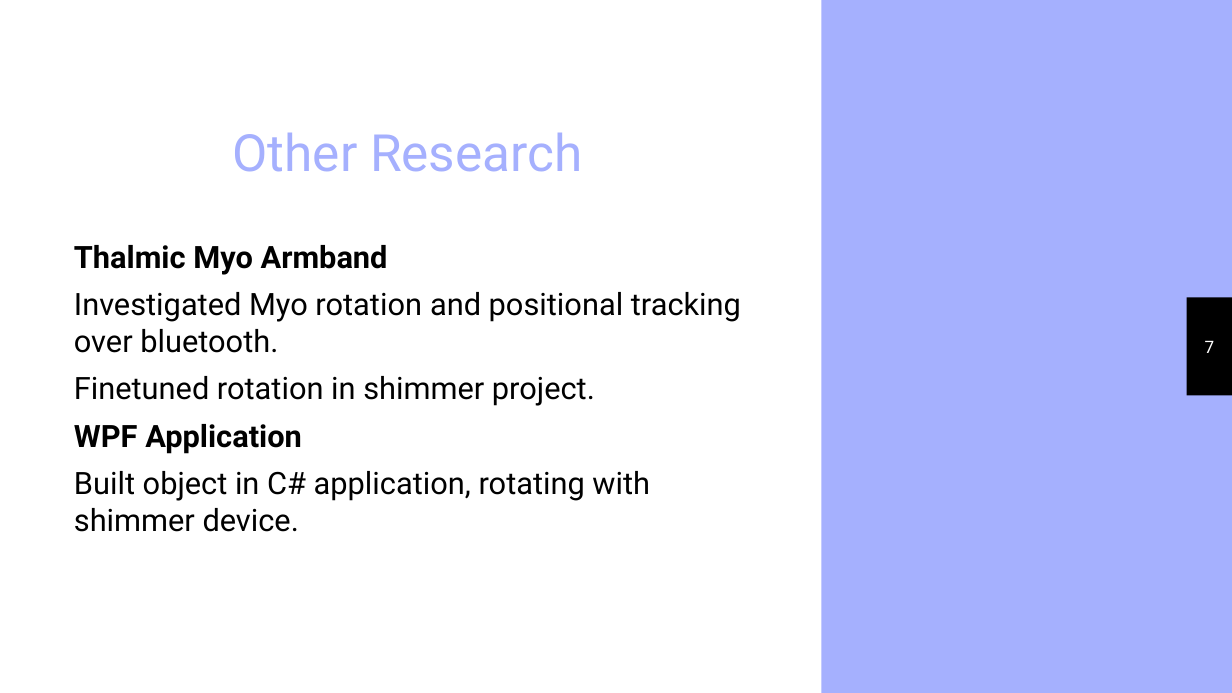
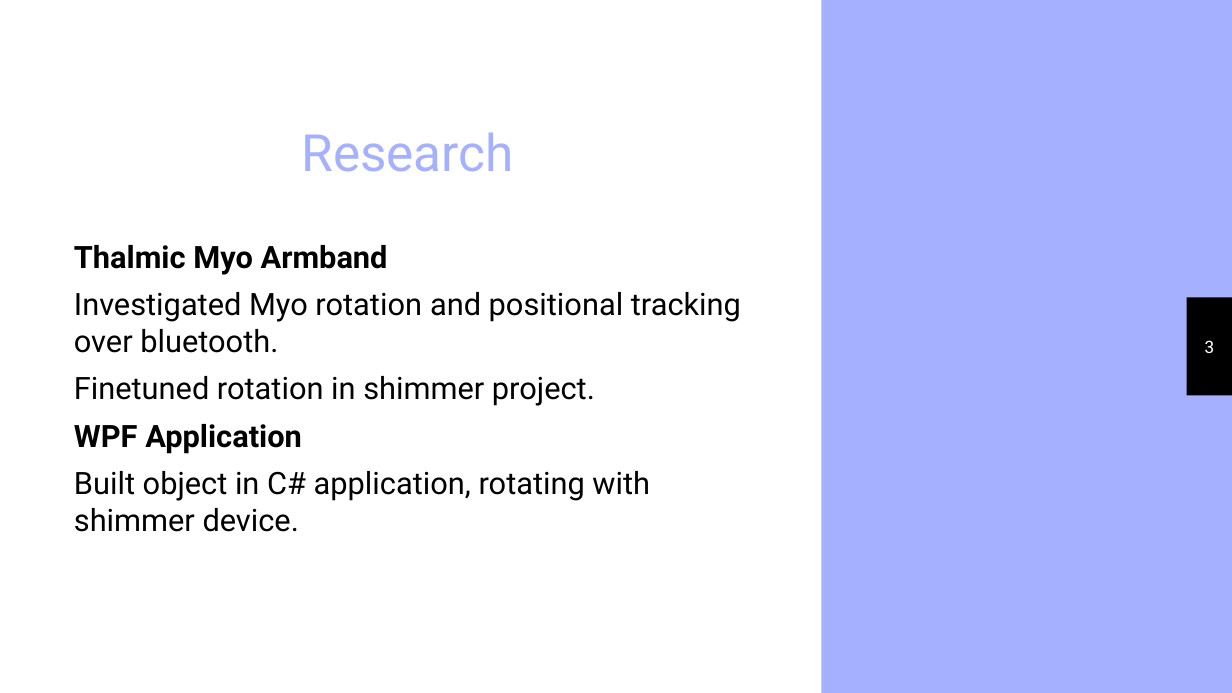
Before and after one commit to SerjiVutinss/Unity_IMU_ImpactAndRotation, a slide deck: slide 3 of SubmissionMaterials/Shimmer Research Presentation.pptx (slide 7 before the commit). Drawn at 1232x693 pixels with LibreOffice and Linux fonts; fonts in the diff are those of the drawing. Boxes give left, top, right and bottom in pixels: in the first picture for what was removed or moved away, otherwise in the second. Text is boxed around its words. In the diff, an @@ line names an element or a change of style, - is before the commit and + after.

```diff
--- a/SubmissionMaterials/Shimmer Research Presentation.pptx
+++ b/SubmissionMaterials/Shimmer Research Presentation.pptx
@@ title at (x1=302, y1=132, x2=514, y2=172): text changed @@
-Other Research
+Research
@@ page number at (x1=1205, y1=340, x2=1215, y2=353): text changed @@
-7
+3
```
Also in this commit, not shown: 2 other slides changed.
